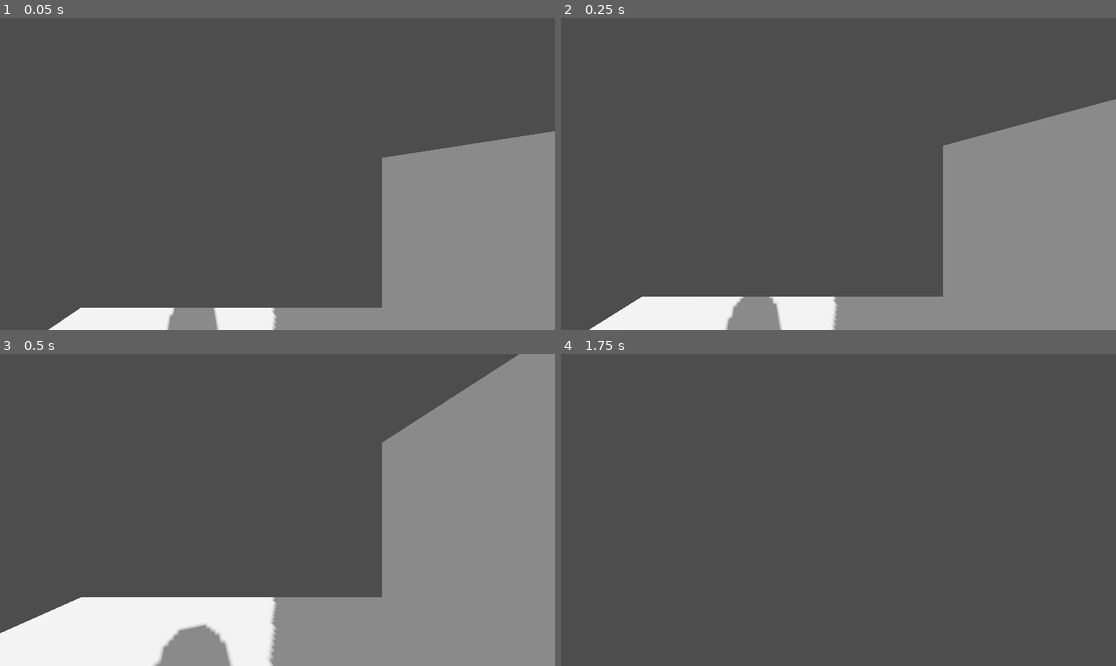
Above: before the commit, frames 1-4 (two rows, left to right).
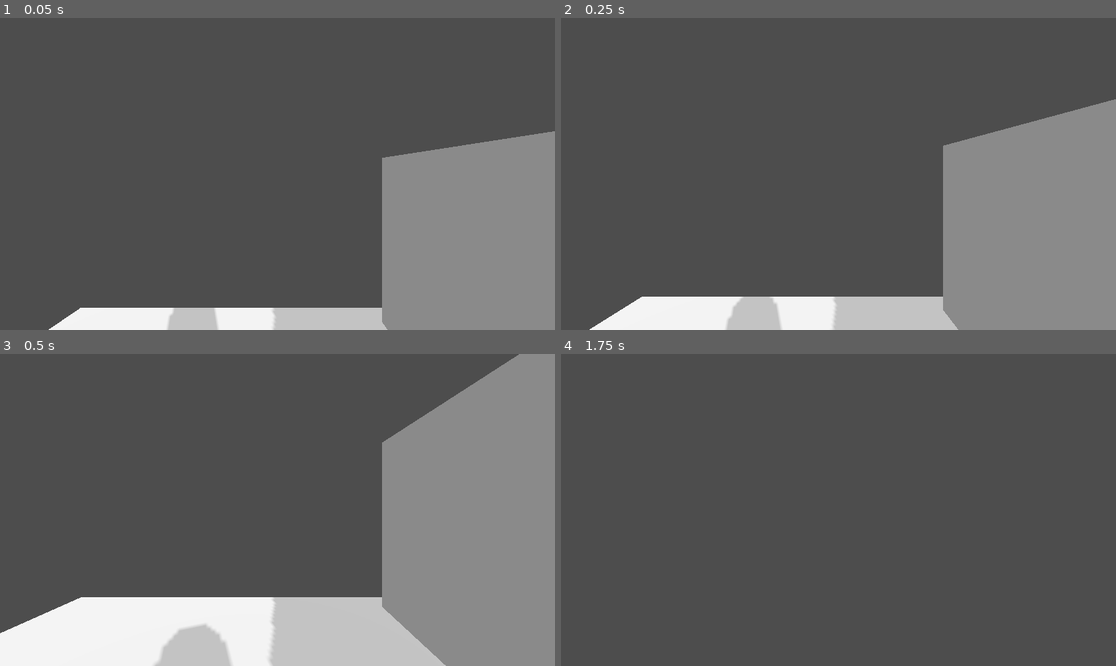
Above: after the commit, the same moments.

Repository: SebastianS-HTL/player-controller
Game: Godot game, scene res://world/scenes/world.tscn
Two runs of this game, one before a commit and one after it. Both use one fixed random seed, a clock stepped at 60 frames per second and the inputs below.
Inputs (mouse positions are in pixels of both pictures, inside the frame that each line leads up to):
- Up to frame 1 (0.05 s): no input
- Up to frame 2 (0.25 s): no input
- Up to frame 3 (0.5 s): no input
- Up to frame 4 (1.75 s): tap Enter (ui_accept) at 0.5, 0.77, 1.52 s; move the mouse to (866, 510) at 0.52 s; hold Up (ui_up) from 0.53 s (still down); move the mouse to (810, 510) at 1.27 s

The runs differ from the first frame. In frame 1, 2.0% of the frame differs, in the area x 30-70%, y 92-100%; in frame 2, 3.0%; in frame 3, 6.7%, in the area x 27-81%, y 77-100%; in frame 4, nothing differs.

Commit message:
fuck with the lighting a little bit

Diff:
--- a/world/scenes/world.tscn
+++ b/world/scenes/world.tscn
@@ -28,3 +28,5 @@
 [node name="DirectionalLight3D" type="DirectionalLight3D" parent="."]
 transform = Transform3D(0.92311, -0.187747, 0.335589, 1.51872e-08, 0.872709, 0.48824, -0.384537, -0.450699, 0.805606, 7.65636, 0, 5.154)
 shadow_enabled = true
+shadow_opacity = 0.71
+shadow_blur = 0.0
